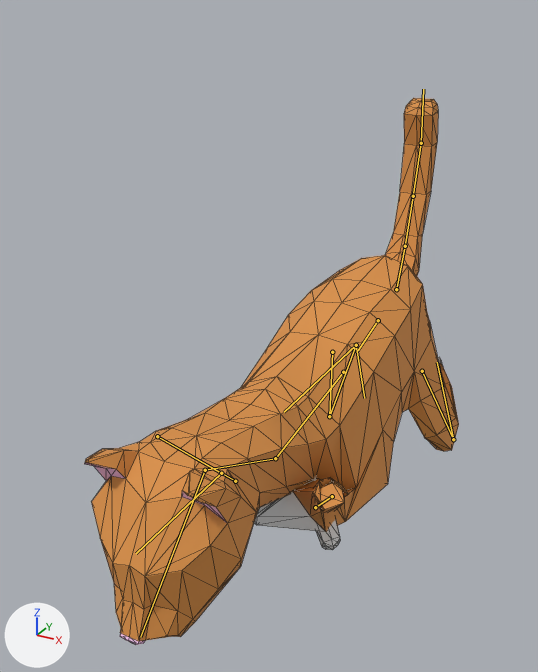
One commit to the glTF model godot/assets/models/characters/cat.glb: the scene before it, then after it.
The view is the same before and after, from a 50 mm camera at (0.304, -0.689, 0.458) aimed at (-0.035, -0.072, 0.15). Every picture has the same lights, and +X, +Y and +Z are marked at lower left. The older version comes first. Both versions are drawn at frame 5 of the action 'wake_up'; the numbers are the values there. The bones that change, and the others that lie on the model, are drawn over the model as lines. Mesh edges are drawn as thin lines.

The first picture shows 'Cat'.
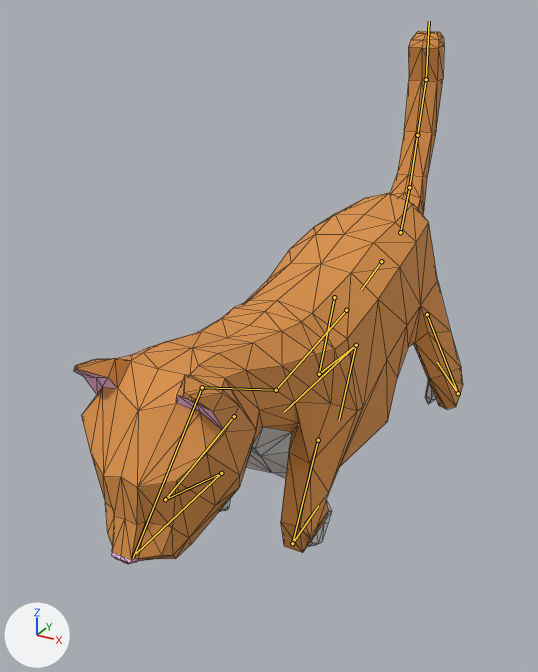
Changed parts and their boxes (x1, y1, x2, y2) in the pictures (538 x 672 px):
'Cat', posed
    before: (84, 98, 459, 645)
    after: (74, 31, 463, 564)
bone 'Bone', root to tip
    before: (378, 320) to (358, 350)
    after: (381, 261) to (361, 290)
bone 'Bone.014', root to tip
    before: (235, 481) to (157, 436)
    after: (234, 416) to (165, 499)
bone 'Bone.015', root to tip
    before: (157, 436) to (219, 472)
    after: (165, 499) to (221, 473)
bone 'Bone.017', root to tip
    before: (315, 507) to (332, 496)
    after: (318, 440) to (292, 543)
bone 'Bone.018', root to tip
    before: (332, 496) to (319, 505)
    after: (292, 543) to (318, 505)
bone 'Bone.008', root to tip
    before: (422, 371) to (453, 439)
    after: (427, 314) to (458, 393)
bone 'Bone.009', root to tip
    before: (453, 439) to (437, 362)
    after: (458, 393) to (437, 362)
bone 'Bone.011', root to tip
    before: (332, 352) to (329, 416)
    after: (334, 297) to (319, 374)
bone 'Bone.012', root to tip
    before: (329, 416) to (356, 345)
    after: (319, 374) to (356, 345)

The change in detail:
Bone 'Bone' (bone_bone) moves from (1.45, 0.38, 0.0) to (0.8, 0.21, 0.0).
Bone 'Bone.014' (bone_bone_014) turns from (-47, -49, -106) to (-10, -9, -66) degrees about its own x, y and z.
Bone 'Bone.015' (bone_bone_015) turns from (3, -15, 170) to (9, -17, 130) degrees about its own x, y and z.
Bone 'Bone.017' (bone_bone_017) turns from (39, 45, -113) to (12, 10, -66) degrees about its own x, y and z.
Bone 'Bone.018' (bone_bone_018) turns from (-2, 11, 170) to (-7, 15, 131) degrees about its own x, y and z.
Bone 'Bone.008' (bone_bone_008) turns from (-8, 11, -22) to (-23, -1, -26) degrees about its own x, y and z.
Bone 'Bone.009' (bone_bone_009) turns from (98, -40, 35) to (66, -30, 43) degrees about its own x, y and z.
Bone 'Bone.011' (bone_bone_011) turns from (-13, -1, 2) to (-33, 1, 3) degrees about its own x, y and z.
Bone 'Bone.012' (bone_bone_012) turns from (123, 3, -2) to (95, 3, -3) degrees about its own x, y and z.
